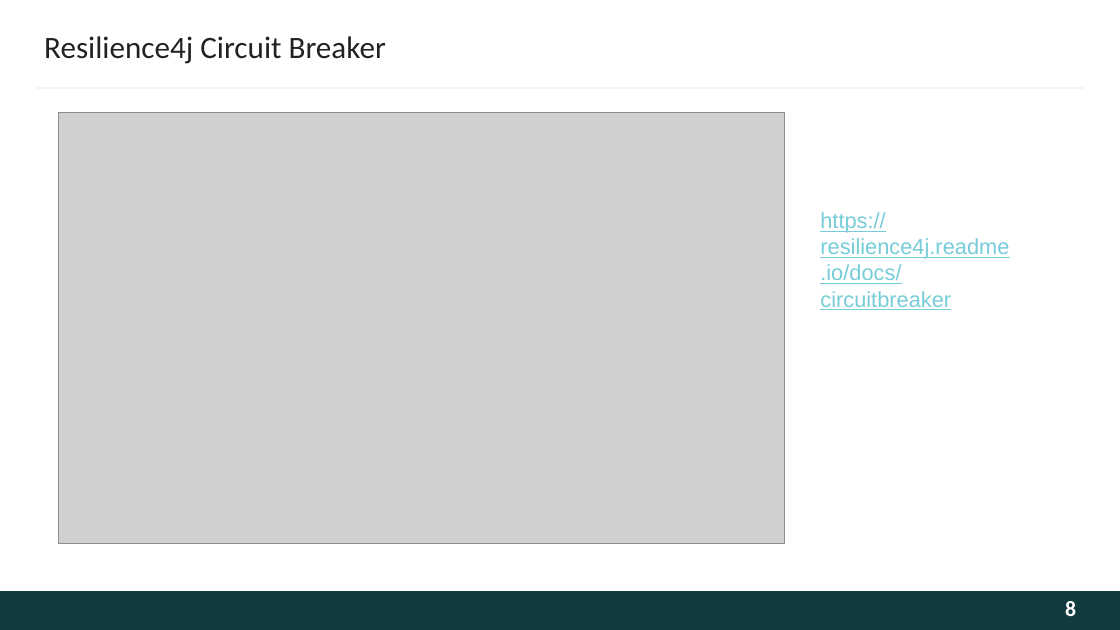
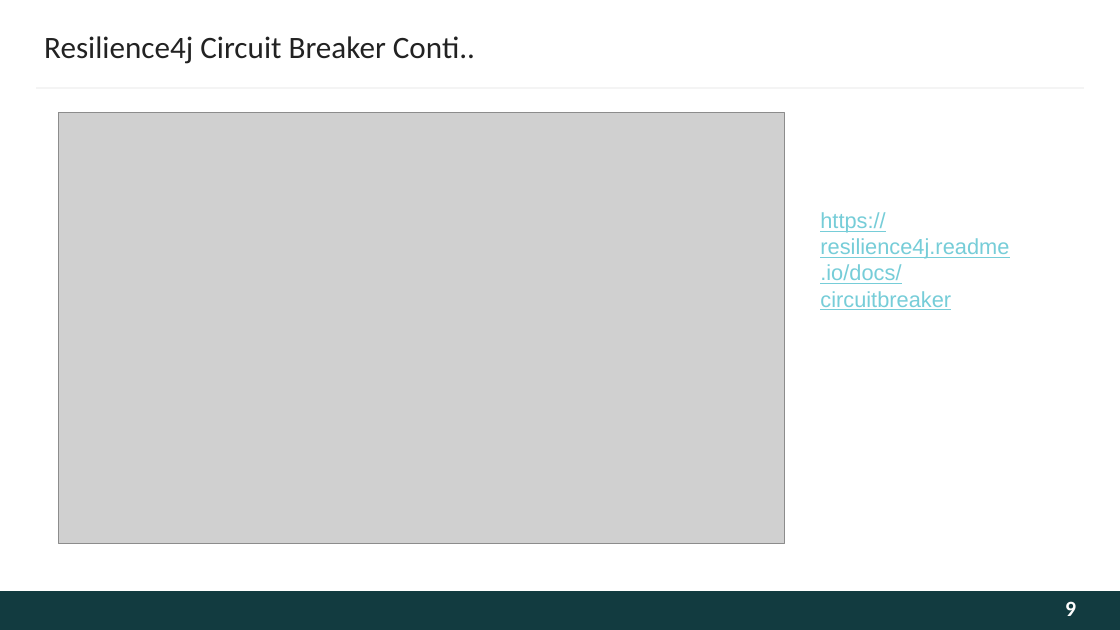
Before and after one commit to rupeshpatil761/jpop-ecommerce-system, a slide deck: slide 9 of PPT/JPOPBatch10--Circuit Breaker & Flyway Patterns.pptx (slide 8 before the commit). Drawn at 1120x630 pixels with LibreOffice and Linux fonts; fonts in the diff are those of the drawing; grey boxes stand for pictures; background and template pictures are left out. Boxes give left, top, right and bottom in pixels: in the first picture for what was removed or moved away, otherwise in the second. Text is boxed around its words. In the diff, an @@ line names an element or a change of style, - is before the commit and + after.

```diff
--- a/PPT/JPOPBatch10--Circuit Breaker & Flyway Patterns.pptx
+++ b/PPT/JPOPBatch10--Circuit Breaker & Flyway Patterns.pptx
@@ title at <box>44,36,475,64</box>: text changed @@
-Resilience4j Circuit Breaker
+Resilience4j Circuit Breaker Conti..
@@ page number at <box>1065,601,1076,616</box>: text changed @@
-8
+9
```
Also in this commit, not shown: 5 other slides changed, 1 slide added, 7 other files.
